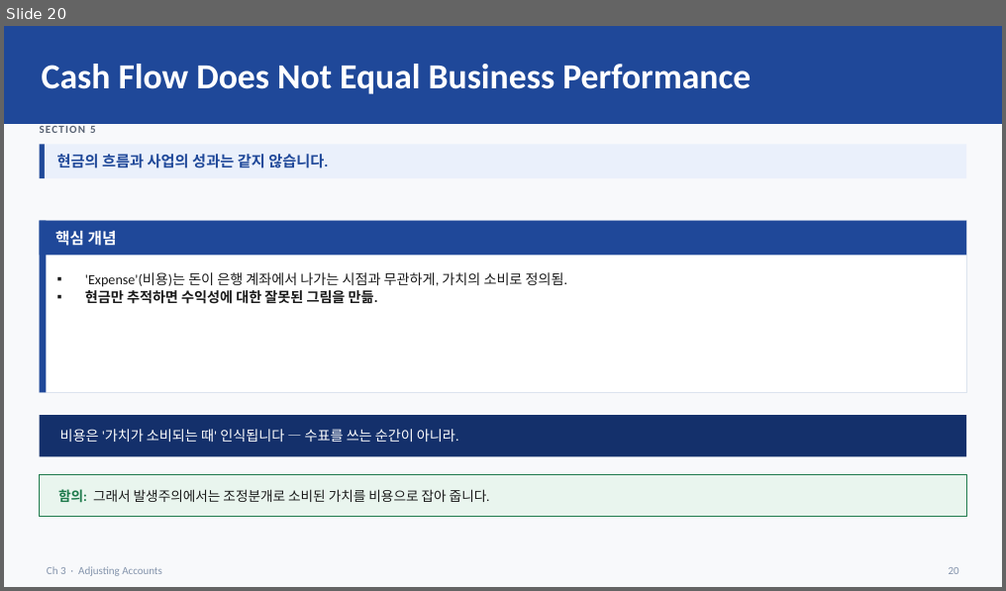
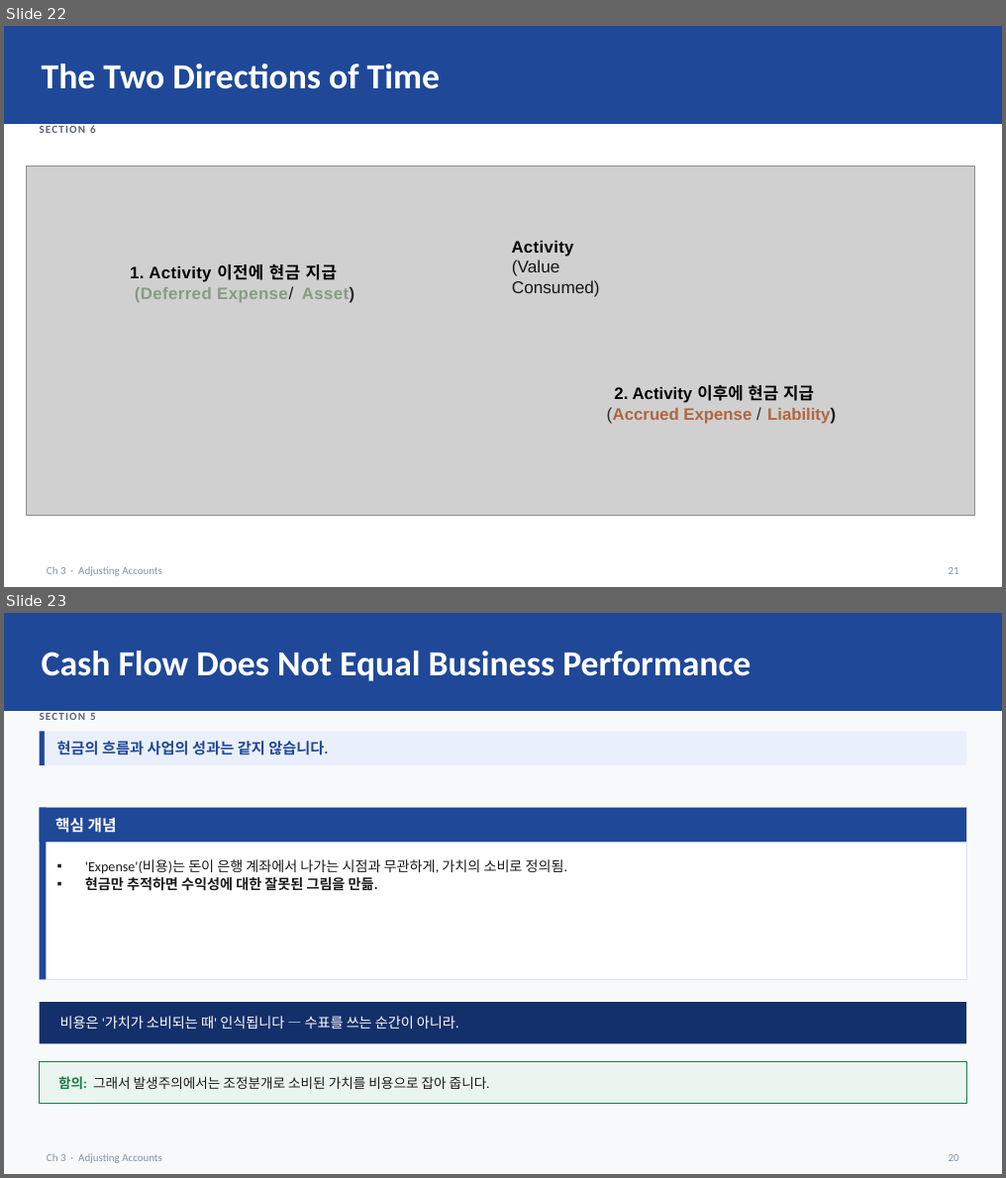
Before and after one commit to keejae/financial-accounting, a slide deck: files/week2/korean/Wk2_L5_slides.pptx. Shown one above the other, each under a label of ours: slide 20 before the commit, slides 22 and 23 after it. The pictures are 1006x591 and 1006x1178 pixels, drawn with LibreOffice and Linux fonts; fonts in the diff are those of the drawing; grey boxes stand for pictures. Boxes give left, top, right and bottom in pixels: in the first picture for what was removed or moved away, otherwise in the second. Text is boxed around its words. In the diff, an @@ line names an element or a change of style, - is before the commit and + after.

```diff
--- a/files/week2/korean/Wk2_L5_slides.pptx
+++ b/files/week2/korean/Wk2_L5_slides.pptx
@@ slide 22 added at [4,26,1002,587], background #FFFFFF @@
@@ rectangle added at [4,26,1002,124], fill #1F4899 @@
@@ text added at [42,64,440,89], 34 pt, text #FFFFFF, bold @@
+The Two Directions of Time
@@ text added at [90,125,96,133], 10.5 pt, text #5A6474, bold @@
+SECTION 6
@@ group added at [27,166,975,516]: 3 texts, 1 picture @@
+1. Activity 이전에 현금 지급
+(Deferred Expense/ Asset)
+Activity
+(Value Consumed)
+2. Activity 이후에 현금 지급
+(Accrued Expense / Liability)
@@ text added at [47,567,162,576], 10.5 pt, text #8494AC @@
+Ch 3 · Adjusting Accounts
@@ text added at [948,568,959,574], 10.5 pt, text #8494AC @@
+21
@@ what was slide 20 is now slide 23 @@
```
Also in this commit, not shown: 4 slides changed, 2 other slides added.
